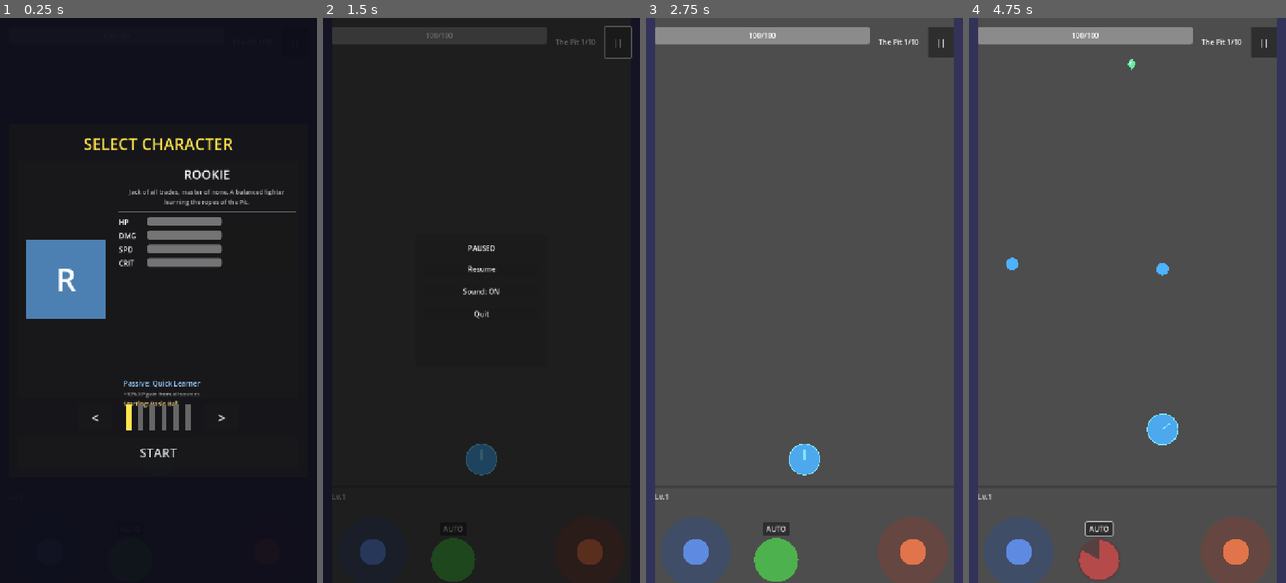
Above: before the commit, frames 1-4 (left to right).
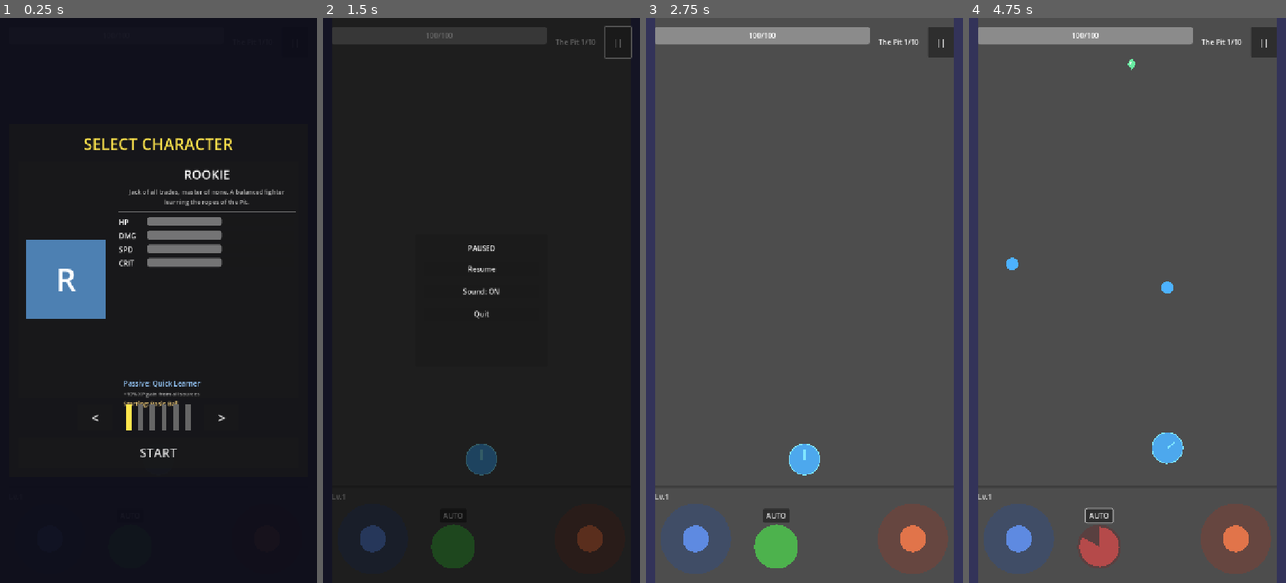
Above: after the commit, the same moments.

Repository: Randroids-Dojo/GoPit
Game: Godot game, scene res://scenes/game.tscn
Same seed, same stepped clock (60 frames per second), same inputs: the game is played once before the commit and once after it.
Inputs (mouse positions are in pixels of both pictures, inside the frame that each line leads up to):
- Up to frame 1 (0.25 s): no input
- Up to frame 2 (1.5 s): click "START" at 0.5 s; click "||" at 1.25 s
- Up to frame 3 (2.75 s): click "Resume" at 2 s
- Up to frame 4 (4.75 s): click "AUTO" at 2.75 s; tap Enter at 3.5 s; drag from (1019, 554) to (1127, 458) at 3.52 s; drag from (1098, 560) to (1130, 29) at 4.27 s

The runs differ from the first frame. In frame 2, 1.4% of the frame differs, in the area x 11-89%, y 87-100%; in frame 3, 3.5%; in frame 4, 4.4%, in the area x 4-96%, y 43-100%.

Commit message:
Add bottom padding to input controls

Diff:
--- a/scenes/game.tscn
+++ b/scenes/game.tscn
@@ -200,7 +200,8 @@
 anchor_top = 1.0
 anchor_right = 1.0
 anchor_bottom = 1.0
-offset_top = -140.0
+offset_top = -170.0
+offset_bottom = -30.0
 grow_horizontal = 2
 grow_vertical = 0
 
